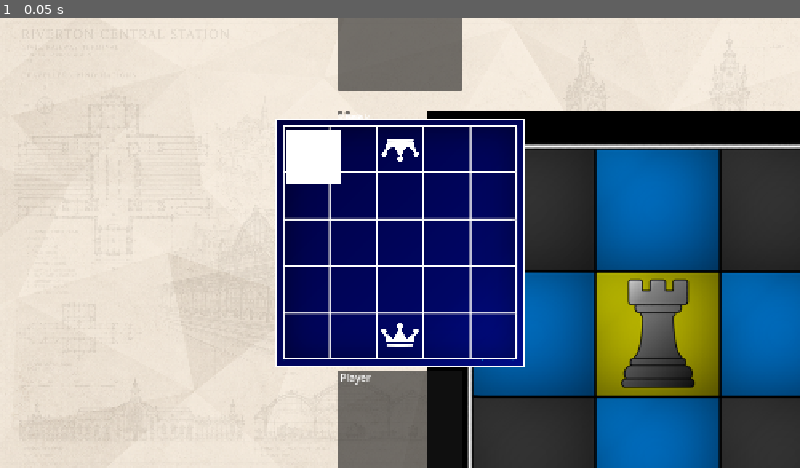
Above: before the commit, frame 1.
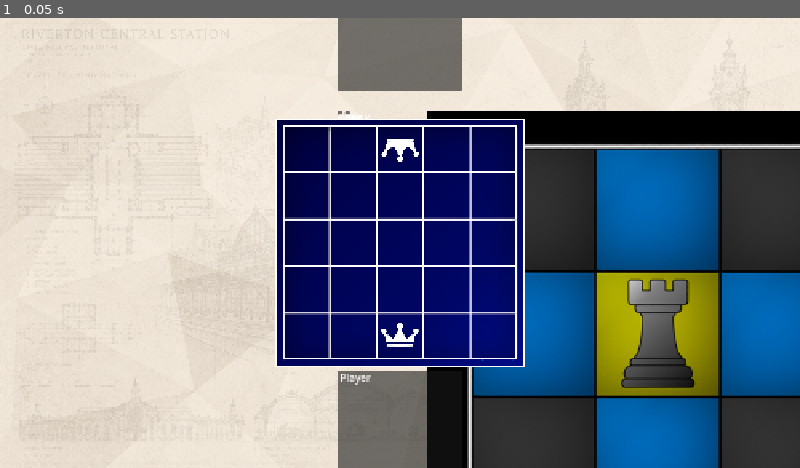
Above: after the commit, the same moment.

Repository: ryanh6/cardChess
Game: Godot game, scene res://scenes/screens/gameScreen.tscn
Two runs of this game, one before a commit and one after it. Both use one fixed random seed, a clock stepped at 60 frames per second and the inputs below. The project has no main scene, so this scene is started directly.
Inputs:
- Up to frame 1 (0.05 s): no input

The runs differ from the first frame. In frame 1, 0.8% of the frame differs, in the area x 35-43%, y 24-37%.
Error before the commit: Invalid type in function 'connect' in base 'Signal'. Cannot convert argument 1 from Nil to Callable. (res://scripts/interface/cellInterface.gd:19)
Error after the commit: Parse Error: Identifier "onCellSelected" not declared in the current scope. (res://scripts/interface/gameScreen.gd:24)

Commit message:
implementing game screen functions
finished the functions for the game screen UI class

Diff:
--- a/scenes/screens/gameScreen.tscn
+++ b/scenes/screens/gameScreen.tscn
@@ -1,6 +1,7 @@
 [gd_scene format=3 uid="uid://h6cv5xcntkfq"]
 
 [ext_resource type="Texture2D" uid="uid://b8mbngbccnb5b" path="res://assets/gameBackground2.png" id="1_wdglq"]
+[ext_resource type="Script" uid="uid://3kswxhonx04j" path="res://scripts/interface/gameScreen.gd" id="1_wkxm6"]
 [ext_resource type="PackedScene" uid="uid://cvblemk8pxgoy" path="res://scenes/components/gameBoardInterface.tscn" id="2_wdglq"]
 [ext_resource type="PackedScene" uid="uid://bc5bvmcgqp5r5" path="res://scenes/components/cardInterface.tscn" id="3_jys3q"]
 [ext_resource type="PackedScene" uid="uid://ctmrg8muin1h4" path="res://scenes/components/playerInterface.tscn" id="3_ug6w8"]
@@ -12,6 +13,7 @@
 anchor_bottom = 1.0
 grow_horizontal = 2
 grow_vertical = 2
+script = ExtResource("1_wkxm6")
 
 [node name="TextureRect" type="TextureRect" parent="." unique_id=1737016141]
 layout_mode = 0
--- a/scripts/interface/cellInterface.gd
+++ b/scripts/interface/cellInterface.gd
@@ -16,7 +16,7 @@
 
 func _ready():
 	if not Engine.is_editor_hint():
-		pressed.connect(sendPositionSignal())
+		pressed.connect(sendPositionSignal)
 	highlight.visible = false
 	displayPiece(startingOwnerID)
 
--- /dev/null
+++ b/scripts/interface/gameScreen.gd
@@ -0,0 +1,78 @@
+extends Control
+class_name GameScreen
+
+signal requestPause
+signal requestNextRound
+signal requestTitle
+
+@onready var playerOnePanel: PlayerInterface = %Player1Panel
+@onready var playerTwoPanel: PlayerInterface = %Player2Panel
+@onready var playerOneColumn: VBoxContainer = %Player1Column
+@onready var playerTwoColumn: VBoxContainer = %Player2Column
+@onready var boardView: BoardInterface = %GameBoard
+@onready var playerOneCards: Array[CardInterface] = [%Player1Card1, %Player1Card2]
+@onready var playerTwoCards: Array[CardInterface] = [%Player2Card1, %Player2Card2]
+@onready var waitingCard: CardInterface = %WaitingCard
+@onready var turnLabel: Label = %TurnLabel
+@onready var scoreLabel: Label = %ScoreLabel
+@onready var pauseButton: Button = %PauseButton
+@onready var nextRoundButton: Button = %NextRoundButton
+
+var game: Game
+
+func _ready():
+	boardView.cellSelected.connect(onCellSelected)
+
+	for index in playerOneCards.size():
+		playerOneCards[index].cardSelected.connect(onHandCardSelected.bind(0, index))
+
+	for index in playerTwoCards.size():
+		playerTwoCards[index].cardSelected.connect(onHandCardSelected.bind(1, index))
+
+	pauseButton.pressed.connect(requestPause.emit)
+	nextRoundButton.pressed.connect(onRoundAction)
+
+func setGame(newGame: Game):
+	game = newGame
+	_refresh()
+
+func _refresh():
+	if game == null:
+		return
+
+	boardView.refresh(game.gameBoard, game.selectedPiece, game.checkLegalMoves())
+	playerOnePanel.updatePanel(game.playerList[0].roundsWon, game.currentPlayerID == 0)
+	playerTwoPanel.updatePanel(game.playerList[1].roundsWon, game.currentPlayerID == 1)
+
+	if game.currentPlayerID == 0:
+		playerOneColumn.modulate = Color(1, 1, 1, 1)
+		playerTwoColumn.modulate = Color(0.5, 0.5, 0.5, 0.7)
+	else:
+		playerTwoColumn.modulate = Color(1, 1, 1, 1)
+		playerOneColumn.modulate = Color(0.5, 0.5, 0.5, 0.7)
+
+	turnLabel.text = "Player %d's Turn" % (game.currentPlayerID + 1)
+	scoreLabel.text = "Score %d - %d" % [game.playerList[0].roundsWon, game.playerList[1].roundsWon]
+
+	updateHand(0, playerOneCards)
+	updateHand(1, playerTwoCards)
+
+	waitingCard.setCardType(game.waitingCard)
+	waitingCard.disabled = true
+	waitingCard.setSelected(false)
+
+	if game.phase == Game.gamePhase.ENDROUND or game.phase == Game.gamePhase.ENDGAME:
+		nextRoundAction.visible = game.phase
+		###########################################
+
+func updateHand(playerID: int, playerHand: Array[CardInterface]):
+	var currentHand: Array[Card] = game.playerList[playerID].currentCards
+
+	for index in playerHand.size():
+		var currentCard: CardInterface = playerHand[index]
+		currentCard.visible = index < currentHand.size()
+
+		if index >= currentHand.size():
+			continue
+
+		currentCard.setCardType(currentHand[index].cardType)
Not shown, added: scripts/interface/gameScreen.gd.uid
